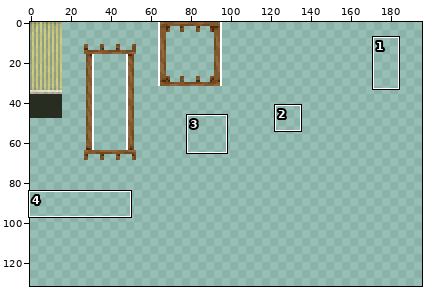
Sprite sheet, stored at tiles.png. The picture above shows the old version from afar; the outline marks the close-up.
Close-up. As it was:
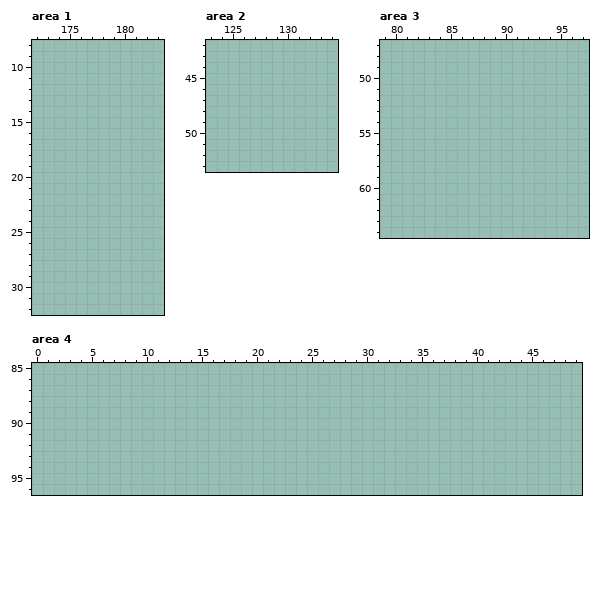
The file is 256x256 pixels. Colours within 5 levels of each other are drawn and written as one. Shown: area 1: x 172..183, y 8..32; area 2: x 123..134, y 42..53; area 3: x 79..97, y 47..64; area 4: x 0..49, y 85..96. The wide view leaves out empty margins. The commit also changed other parts of the picture, which this record leaves out.
The result:
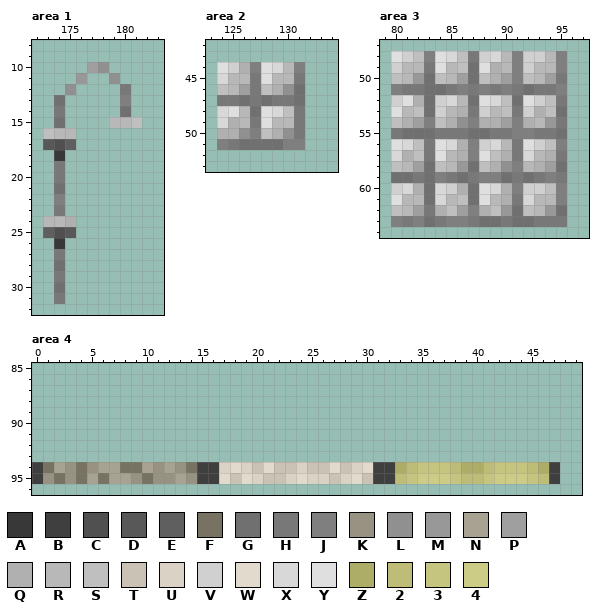
Palette (. is transparent): A #383838  B #3f3f3f  C #505050  D #585858  E #5f5f5f  F #777261  G #707070  H #787878  J #7f7f7f  K #979281  L #909090  M #989898  N #a7a291  P #9f9f9f  Q #b0b0b0  R #b8b8b8  S #bfbfbf  T #cac2b4  U #dad2c4  V #d0d0d0  W #e2dacc  X #d8d8d8  Y #dfdfdf  Z #aead68  2 #bebd78  3 #c6c580  4 #cdcc87
The edit:
--- area 1
@@ x 172..183 @@
  9 ............
-10 ............
-11 ............
-12 ............
-13 ............
-14 ............
-15 ............
-16 ............
-17 ............
-18 ............
-19 ............
-20 ............
-21 ............
-22 ............
-23 ............
-24 ............
-25 ............
-26 ............
-27 ............
-28 ............
-29 ............
-30 ............
-31 ............
+10 .....PL.....
+11 ....M..L....
+12 ...L....H...
+13 ..G.....J...
+14 ..H.....G...
+15 ..G....RRS..
+16 .SRR........
+17 .DCE........
+18 ..A.........
+19 ..H.........
+20 ..H.........
+21 ..G.........
+22 ..J.........
+23 ..H.........
+24 .RRQ........
+25 .ECD........
+26 ..A.........
+27 ..H.........
+28 ..G.........
+29 ..H.........
+30 ..G.........
+31 ..H.........
 32 ............
--- area 2
@@ x 123..134 @@
 43 ............
-44 ............
-45 ............
-46 ............
-47 ............
-48 ............
-49 ............
-50 ............
-51 ............
+44 .YVQJYXRJ...
+45 .XRRHYRRH...
+46 .SRPHSQLG...
+47 .HHGHGHHG...
+48 .XYRGYXSH...
+49 .XQRHYRRH...
+50 .QQLJSQLH...
+51 .JHGGGGJJ...
 52 ............
--- area 3
@@ x 79..97 @@
 47 ...................
-48 ...................
-49 ...................
-50 ...................
-51 ...................
-52 ...................
-53 ...................
-54 ...................
-55 ...................
-56 ...................
-57 ...................
-58 ...................
-59 ...................
-60 ...................
-61 ...................
-62 ...................
-63 ...................
+48 .YVSJYXSHVXRJVVRJ..
+49 .VRRHYRSGYQRJVRRJ..
+50 .SRMGSRPGSQPJSRPH..
+51 .JHHGGHJHJHJHGHHJ..
+52 .VYQGVXRGYXSGYVSH..
+53 .YRSGVRQHVRSHVQSG..
+54 .SQPJSQLJQQPJQRMH..
+55 .HGGGHHHGGHHJJHHG..
+56 .YXSHYXQJVXRHYVSJ..
+57 .XQSHYRQJYSQHXRQH..
+58 .SRPGSRMGSQLJRQPG..
+59 .GGHGJHGHJJGHGHJH..
+60 .VXQGXVQGYXQJVVSJ..
+61 .YRRGXRSGYRQHXRRJ..
+62 .SRPHQSPJQSMGSRMG..
+63 .JHJGHJJHGGHGGHHH..
 64 ...................
--- area 4
@@ x 0..49 @@
 93 ..................................................
-94 ..................................................
-95 ..................................................
+94 BFNKFKNNFFNKNKFBBUWUTWTTUTTWTUWBBZ23332ZZ23332ZB..
+95 BKFKFNFNNKFKKNKBBWTWUTTUWUUTUWTBB23444322344432B..
 96 ..................................................
Where, in picture pixels (left, top, right, bottom), the same in both close-ups:
added: (43, 62, 142, 304)
added: (217, 62, 305, 150)
added: (391, 51, 567, 227)
added: (32, 462, 560, 484)
